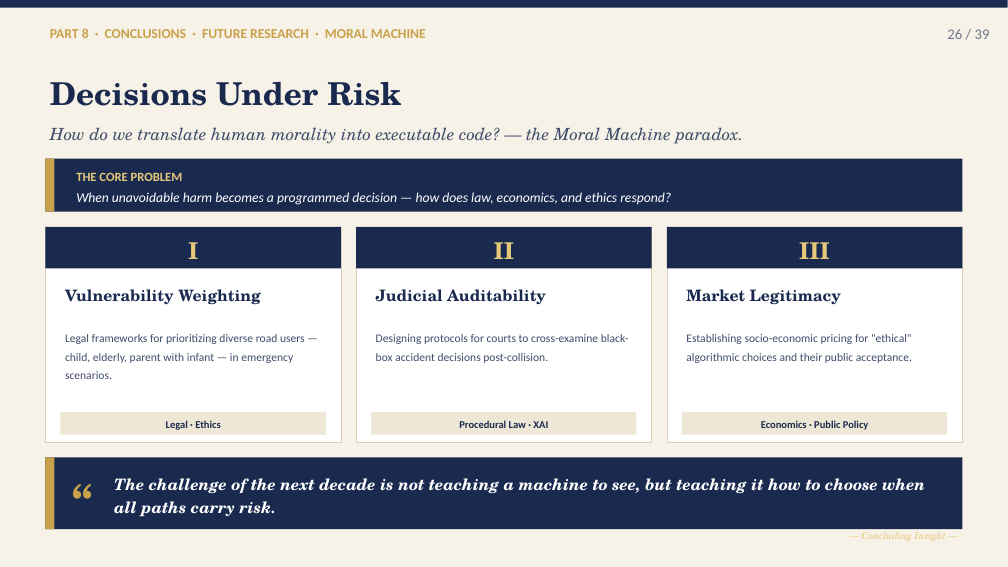
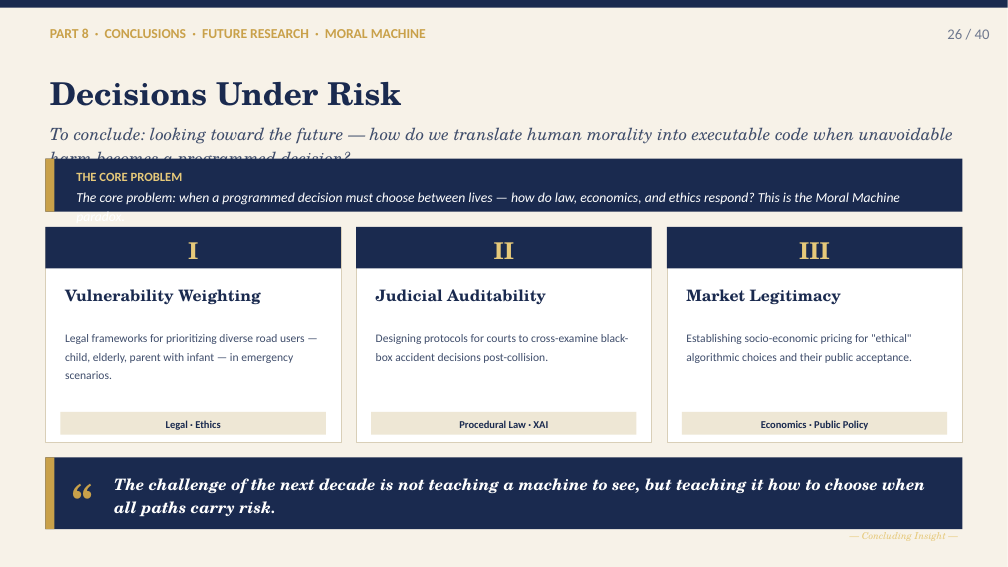
Before and after one commit to lalomavi-collab/desktop-tutorial, a slide deck: slide 26 of RECIR_Defense_v3_FINAL_PROOFED_2.pptx. Drawn at 1008x567 pixels with LibreOffice and Linux fonts; fonts in the diff are those of the drawing. Boxes give left, top, right and bottom in pixels: in the first picture for what was removed or moved away, otherwise in the second. Text is boxed around its words. In the diff, an @@ line names an element or a change of style, - is before the commit and + after.

```diff
--- a/RECIR_Defense_v3_FINAL_PROOFED_2.pptx
+++ b/RECIR_Defense_v3_FINAL_PROOFED_2.pptx
@@ text at (x1=947, y1=29, x2=990, y2=39): text changed @@
-26 / 39
+26 / 40
@@ text at (x1=50, y1=127, x2=953, y2=169): text changed @@
-How do we translate human morality into executable code? — the Moral Machine paradox.
+To conclude: looking toward the future — how do we translate human morality into executable code when unavoidable harm becomes a programmed decision?
@@ text at (x1=76, y1=192, x2=900, y2=212): text changed @@
-When unavoidable harm becomes a programmed decision — how does law, economics, and ethics respond?
+The core problem: when a programmed decision must choose between lives — how do law, economics, and ethics respond? This is the Moral Machine paradox.
```
Also in this commit, not shown: 2 other slides changed, 1 other file.
